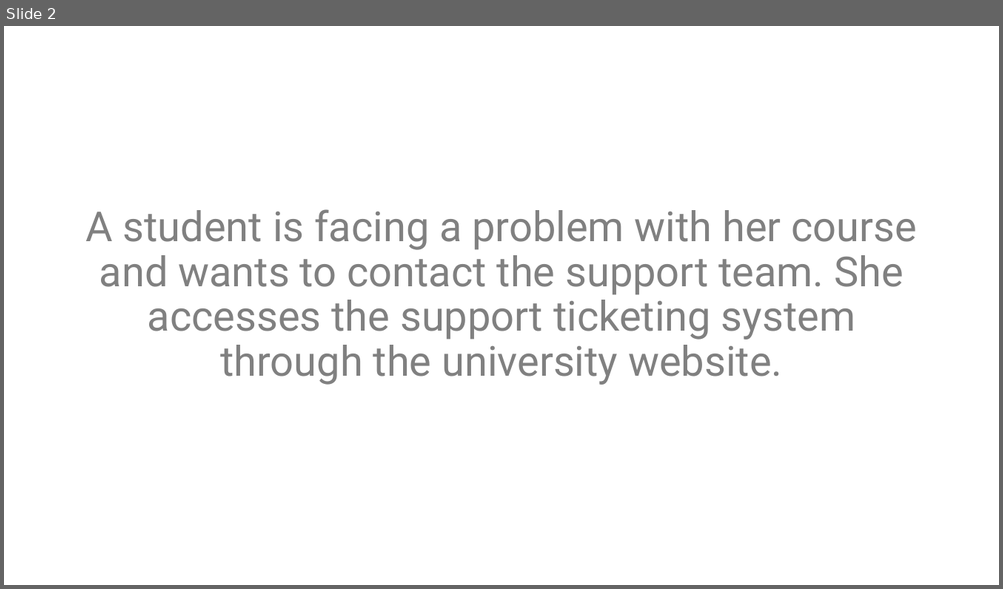
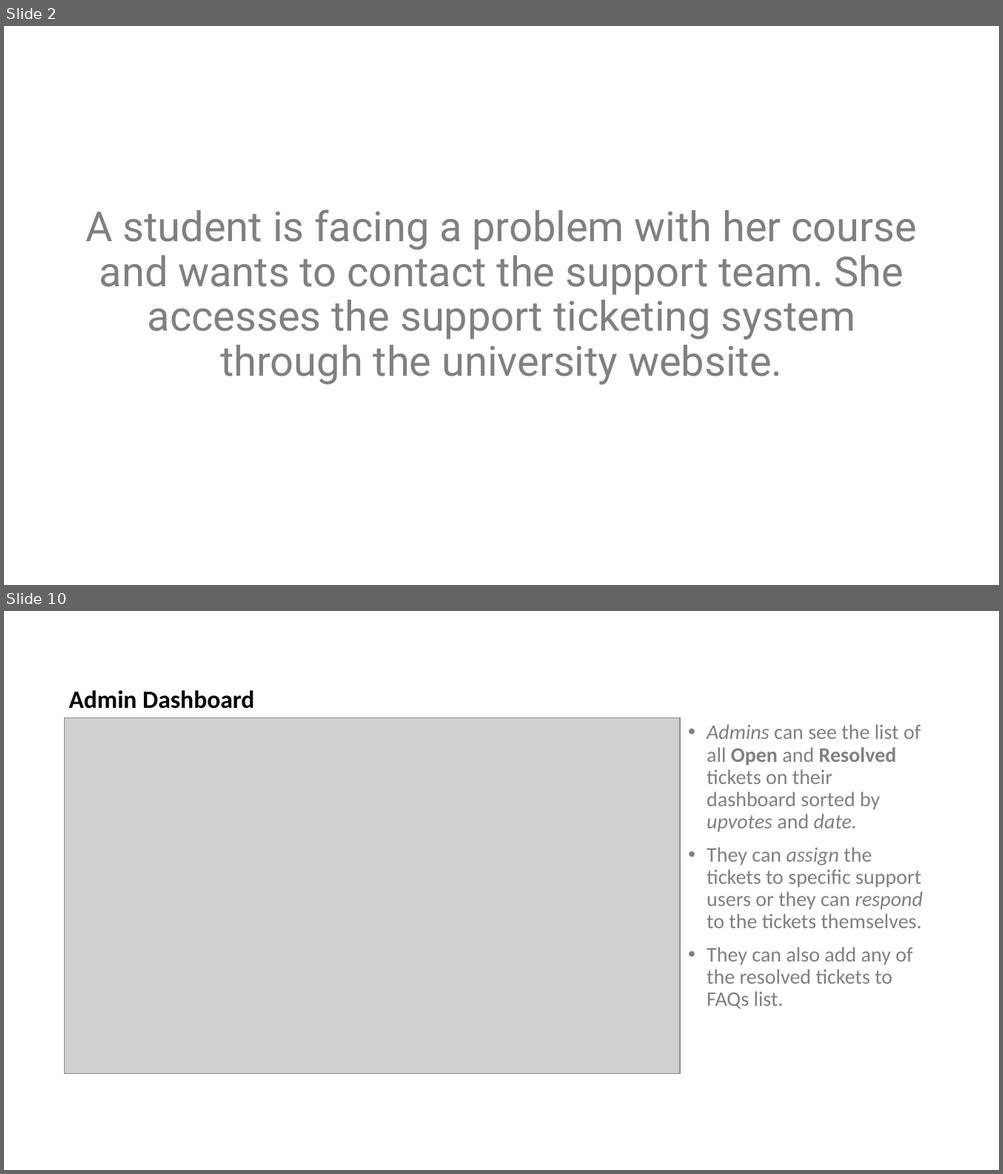
Before and after one commit to bsc-iitm/soft-engg-project-jan-2023-group-13, a slide deck: project/documents/m2-UserInterfaces/Storyboard - Smart Support.pptx. Shown one above the other, each under a label of ours: slide 2 before the commit, slides 2 and 10 after it; the slides between them are not shown. The pictures are 1003x589 and 1003x1174 pixels, drawn with LibreOffice and Linux fonts; fonts in the diff are those of the drawing; grey boxes stand for pictures. Boxes give left, top, right and bottom in pixels: in the first picture for what was removed or moved away, otherwise in the second. Text is boxed around its words. In the diff, an @@ line names an element or a change of style, - is before the commit and + after.

```diff
--- a/project/documents/m2-UserInterfaces/Storyboard - Smart Support.pptx
+++ b/project/documents/m2-UserInterfaces/Storyboard - Smart Support.pptx
@@ slide 10 added at box(4, 611, 999, 1170), background #FFFFFF @@
@@ text added at box(69, 690, 254, 709), 24 pt, text #000000, bold @@
+Admin Dashboard
@@ picture added at box(65, 718, 680, 1074) @@
@@ picture added at box(65, 718, 679, 1074) @@
@@ text added at box(706, 724, 922, 1009), 20 pt, text #808080 @@
+• Admins can see the list of all Open and Resolved tickets on their dashboard sorted by upvotes and date.
+• They can assign the tickets to specific support users or they can respond to the tickets themselves.
+• They can also add any of the resolved tickets to FAQs list.
```
Also in this commit, not shown: 3 slides changed, 4 other slides added, 1 slide removed, 1 other file.
